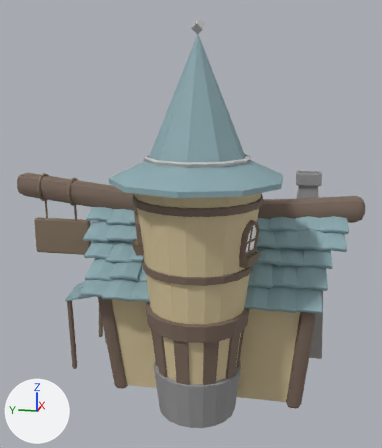
An edit to the FBX model A Passing Friend/Assets/Models/WorldAssets/AshaHuis.fbx, drawn before and after from the same camera.
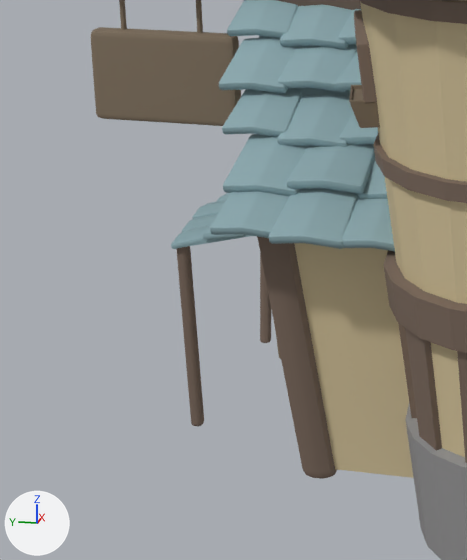
Each version is shown whole from a 50 mm camera at (-32.74, -8.47, 5.76) aimed at (-21.77, -6.28, 3.02), then close up on the part from 0% to 46% of the width and 46% to 94% of the height. The lights are fixed; the arrows at lower left show +X, +Y and +Z. Where no turn or scale is listed for an object, it has been applied to the vertices. Vertices at the same position are counted once.
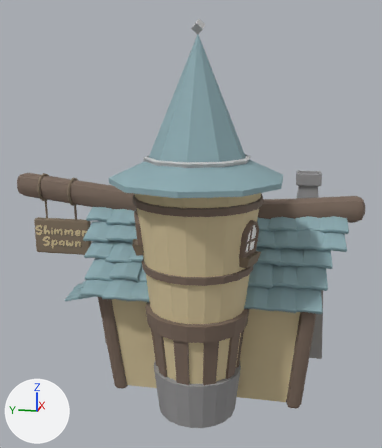
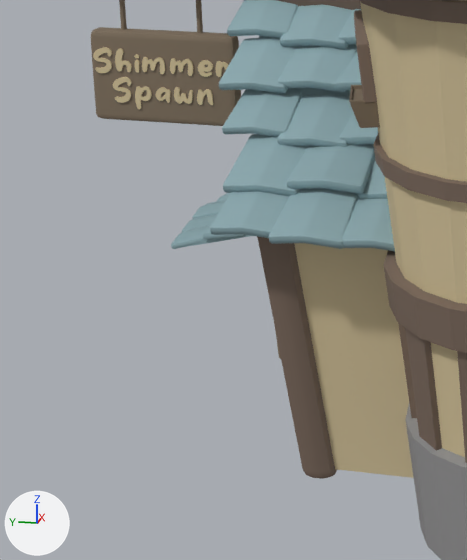
The newer file is also turned or shifted as a whole; pictures and numbers use the older file's frame.

What differs and where, as boxes [x1, y1, x2, y2] in the close-ups (467 x 560 px):
part 1 of me_mesh, deleted
    before: [176, 246, 204, 426]
part 2 of me_mesh, deleted
    before: [260, 253, 271, 343]
part 3 of me_mesh, added (beige)
    after: [93, 47, 229, 109]

The change in detail:
Material 'huisbase' (mat_huisbase) is new.
Its base color is (0.669, 0.553, 0.33) (beige #d6c49b).
Its roughness is 0.749.
me_mesh is used by ob_polysurface3394; location (-21.7, -6.124, 3.414).
me_mesh had 19073 vertices, 18820 faces and spanned x -3.66..3.66, y -3.7..3.7, z -3.53..3.53.
me_mesh now has 38241 vertices, 35972 faces and spans x -3.66..3.66, y -3.7..3.7, z -3.53..3.53.
me_mesh part 1: the loose piece of 96 vertices spanning x -1.27..-1.09, y 2.19..2.29, z -3.53..-1.83 is deleted.
me_mesh part 2: the loose piece of 56 vertices spanning x 0.4..0.69, y 2.19..2.29, z -3.53..-1.83 is deleted.
me_mesh part 3: 19320 vertices added at x -0.39..-0.19, y 2.12..3.35, z -1.04..-0.51.
me_mesh now uses material mat_huisbase (beige #d6c49b).
